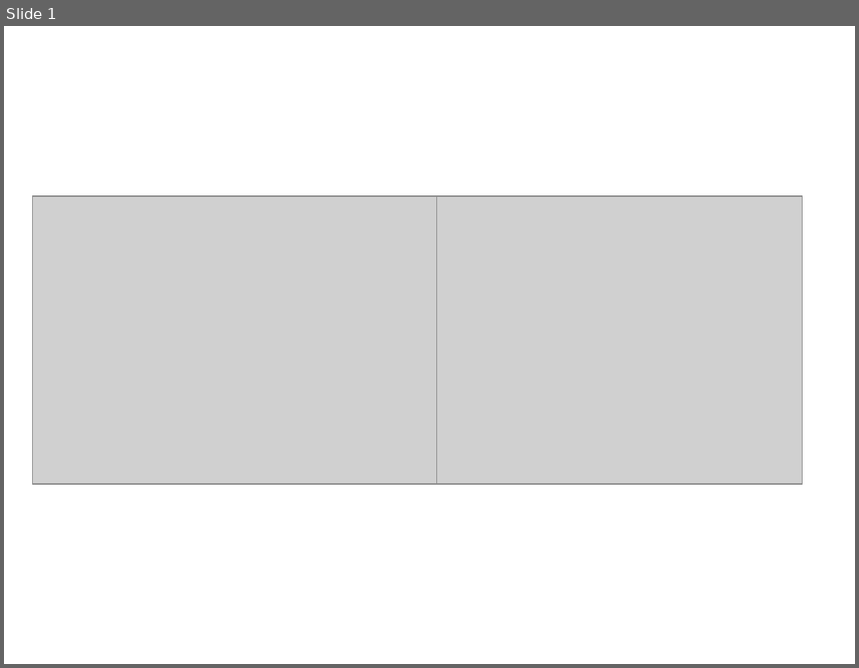
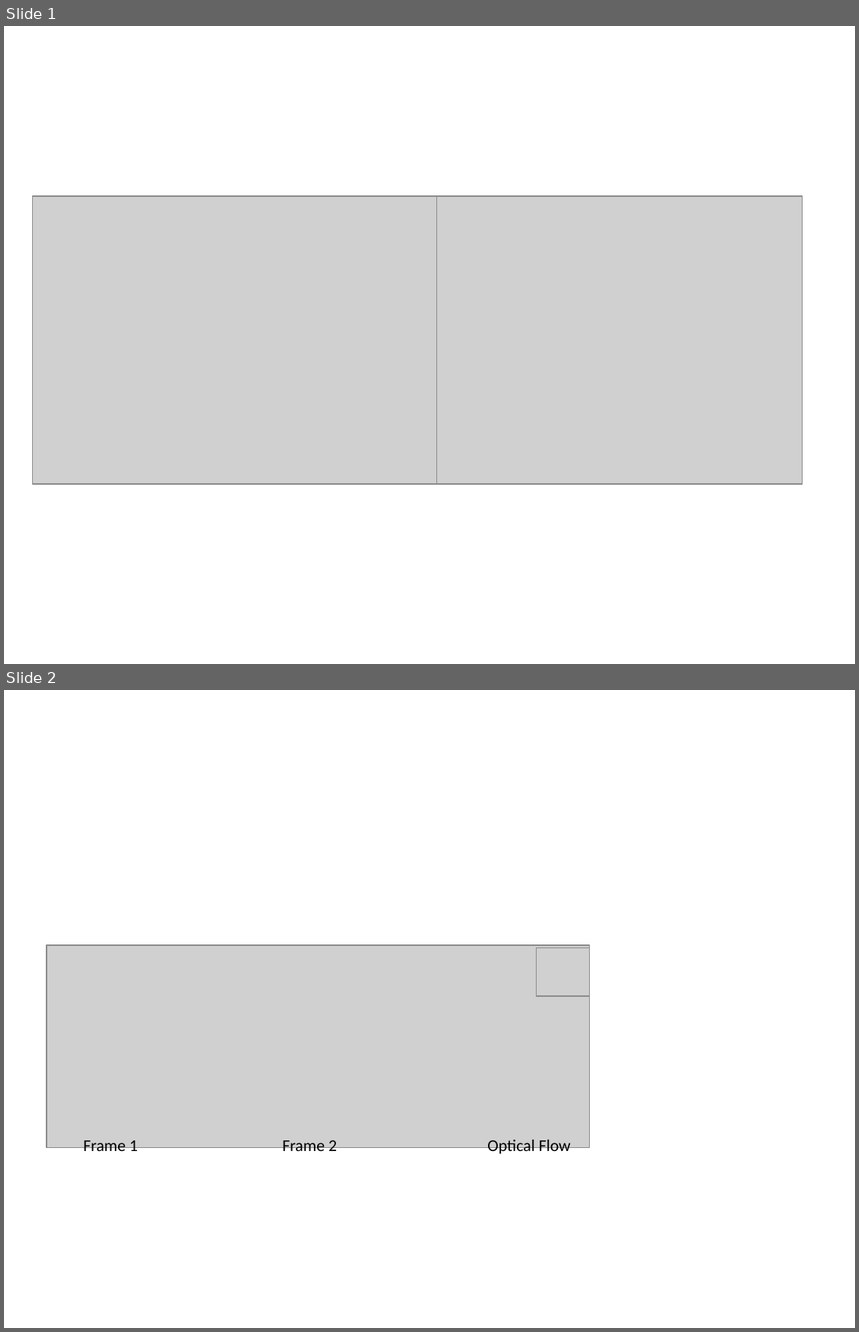
Before and after one commit to jianxingdong/LIDAR_ICLR, a slide deck: Figures/figures.pptx. Shown one above the other, each under a label of ours: slide 1 before the commit, slides 1 and 2 after it. The pictures are 859x668 and 859x1332 pixels, drawn with LibreOffice and Linux fonts; fonts in the diff are those of the drawing; grey boxes stand for pictures. Boxes give left, top, right and bottom in pixels: in the first picture for what was removed or moved away, otherwise in the second. Text is boxed around its words. In the diff, an @@ line names an element or a change of style, - is before the commit and + after.

```diff
--- a/Figures/figures.pptx
+++ b/Figures/figures.pptx
@@ slide 2 added at (4, 690, 855, 1328), background #FFFFFF @@
@@ picture added at (47, 945, 590, 1148) @@
@@ picture added at (536, 948, 588, 996) @@
@@ text added at (83, 1141, 138, 1157), 14 pt, text #000000 @@
+Frame 1
@@ text added at (282, 1141, 337, 1157), 14 pt, text #000000 @@
+Frame 2
@@ text added at (487, 1140, 571, 1157), 14 pt, text #000000 @@
+Optical Flow
```
Also in this commit, not shown: 1 other slide added, 13 other files.
